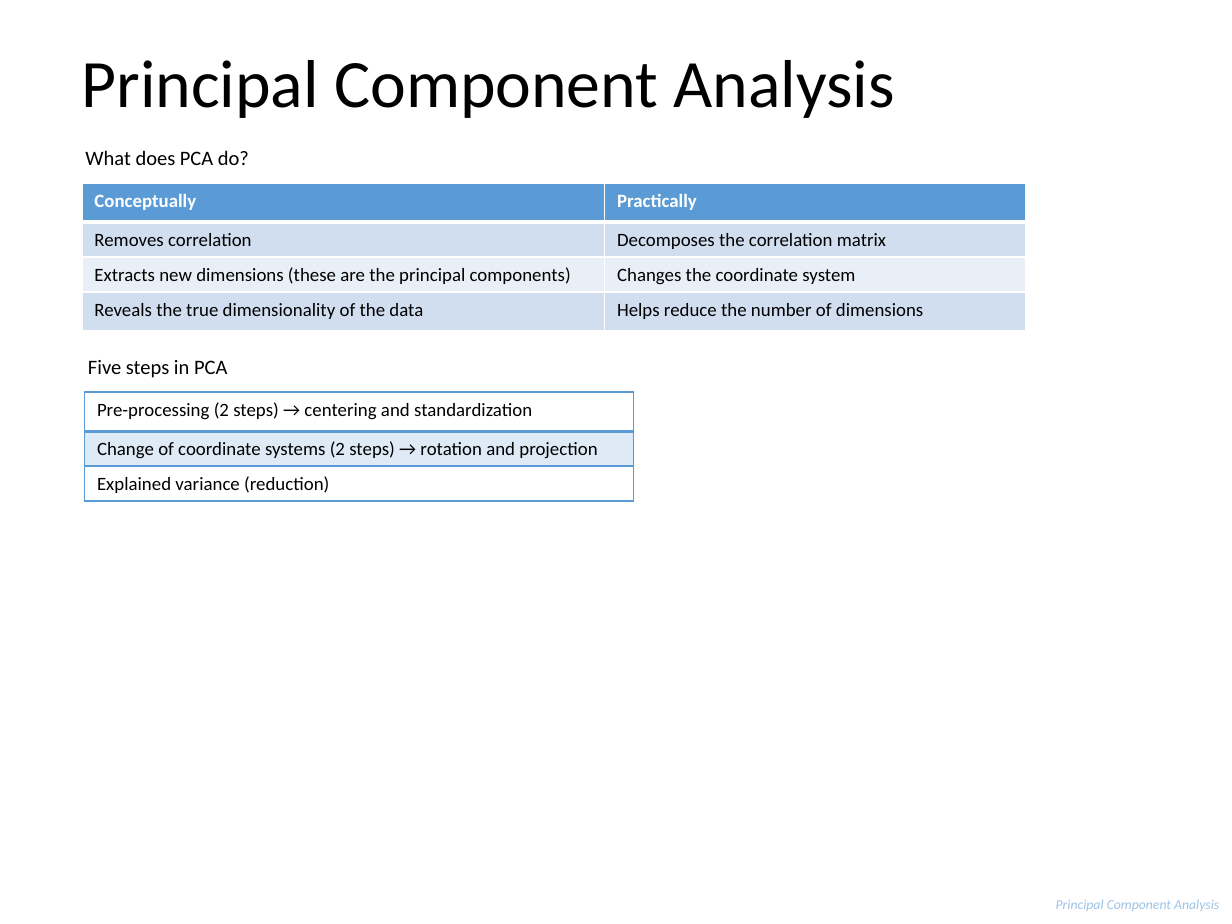
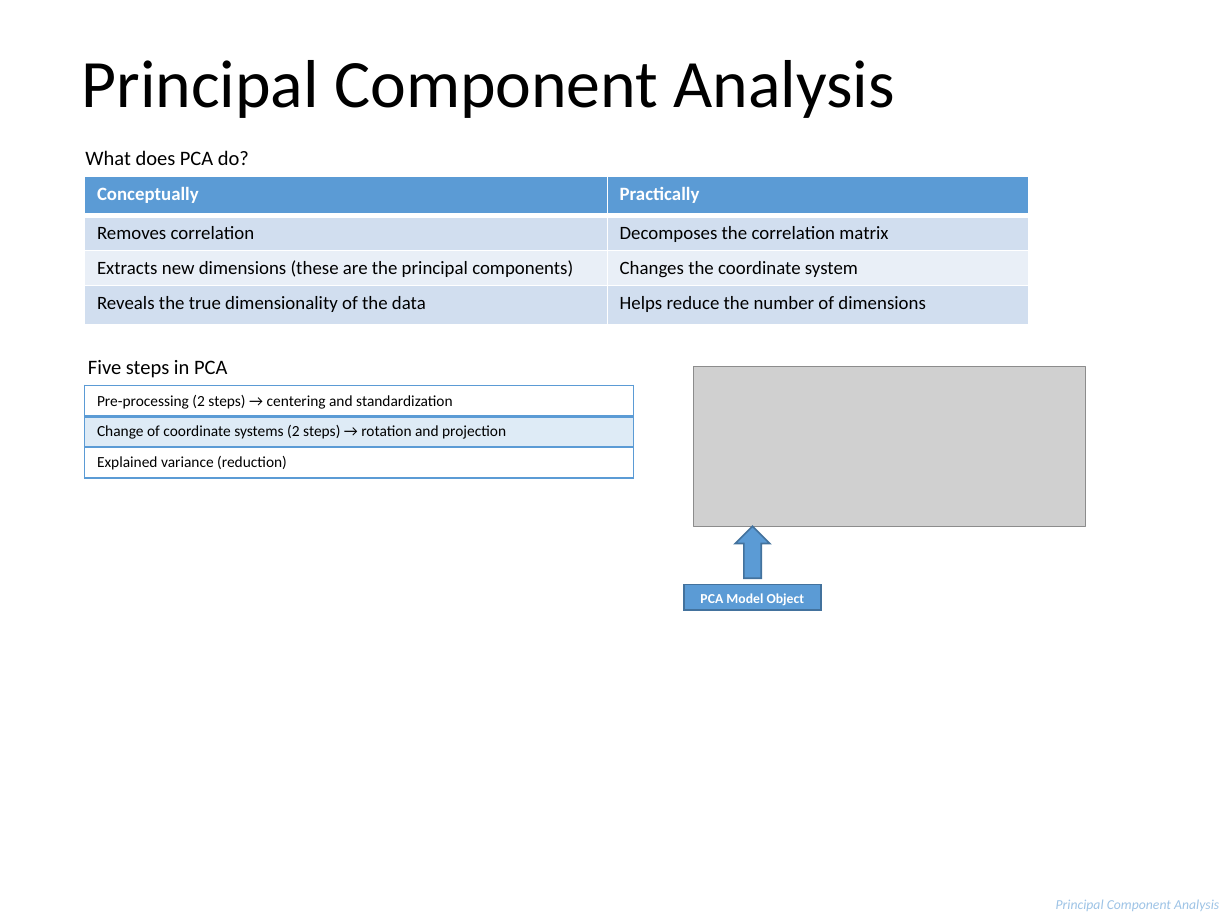
Before and after one commit to parcap/business-education, a slide deck: slide 4 of Track - Machine Learning/Dimensionality-Reduction-in-R/Dimensionality Reduction in R.pptx. Drawn at 1232x924 pixels with LibreOffice and Linux fonts; fonts in the diff are those of the drawing; grey boxes stand for pictures. Boxes give left, top, right and bottom in pixels: in the first picture for what was removed or moved away, otherwise in the second. Text is boxed around its words. In the diff, an @@ line names an element or a change of style, - is before the commit and + after.

```diff
--- a/Track - Machine Learning/Dimensionality-Reduction-in-R/Dimensionality Reduction in R.pptx
+++ b/Track - Machine Learning/Dimensionality-Reduction-in-R/Dimensionality Reduction in R.pptx
@@ table: place and size @@
-table at (83, 184, 1026, 331)
+table at (85, 176, 1029, 324)
@@ table at (85, 386, 634, 478) @@
@@ size 11 to 9 pt @@
@@ table: place and size @@
-table at (85, 392, 634, 500)
+table at (85, 386, 634, 478)
@@ picture added at (694, 367, 1087, 527) @@
@@ down arrow added at (736, 526, 770, 578), fill #5B9BD5, outline #43739E 1 pt @@
@@ rectangle added at (684, 585, 821, 611), fill #5B9BD5, outline #43739E 1 pt, 8 pt, text #FFFFFF, bold @@
+PCA Model Object
```
